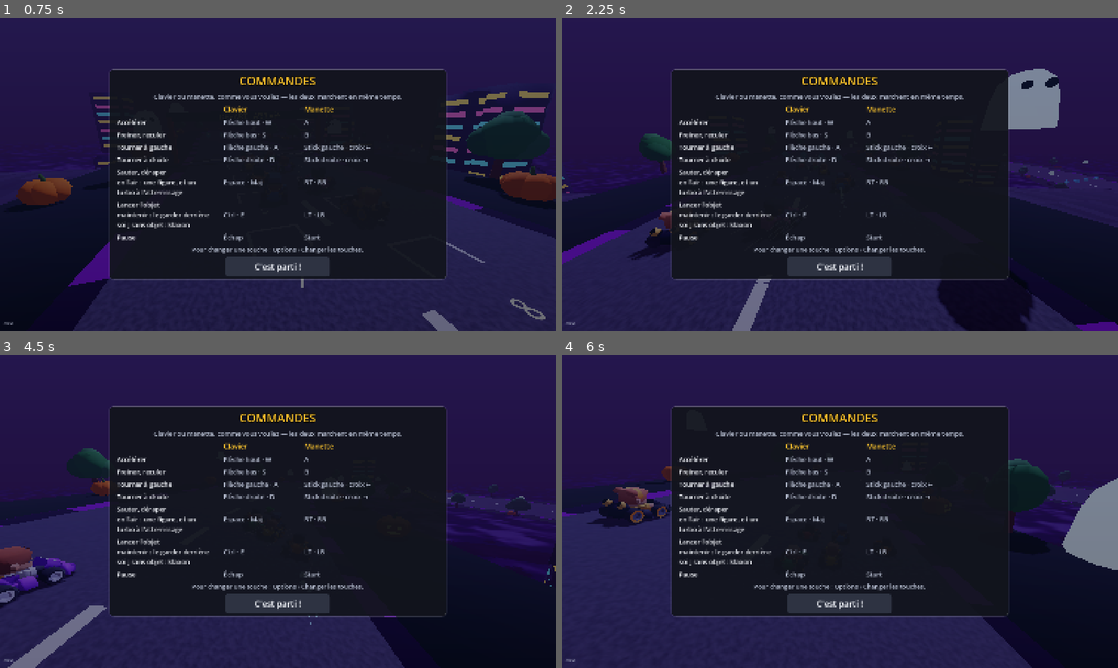
Above: before the commit, frames 1-4 (two rows, left to right).
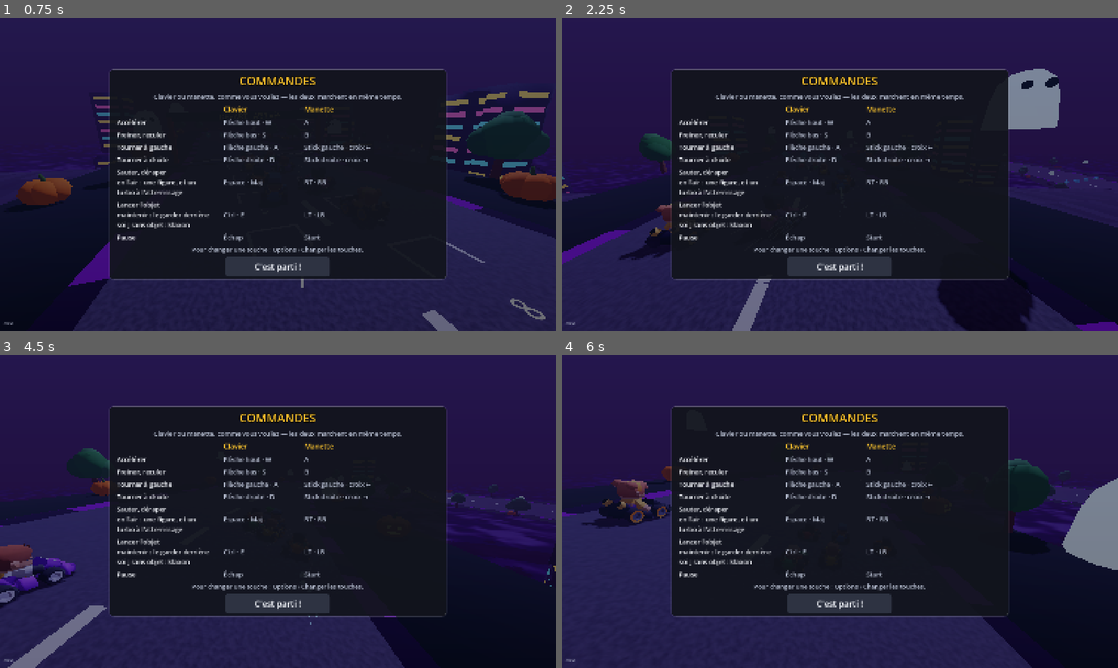
Above: after the commit, the same moments.

Repository: Ajustor/superKart
Game: Godot game, scene res://scenes/ui/main_menu.tscn
The game is run twice, just before and just after one commit, with the same random seed, the same clock (stepped at 60 frames per second) and the same inputs.
Inputs (mouse positions are in pixels of both pictures, inside the frame that each line leads up to):
- Up to frame 1 (0.75 s): tap Enter at 0.5 s; move the mouse to (400, 158) at 0.52 s; hold Right (steer_right) from 0.53 s (still down); hold Space (drift) from 0.53 s (still down); click (400, 158) at 0.67 s
- Up to frame 2 (2.25 s): release Right (steer_right) at 1.25 s; release Space (drift) at 1.25 s; drag from (728, 190) to (812, 237) at 1.27 s; move the mouse to (895, 105) at 2.02 s; hold Right (steer_right) from 2.03 s (still down); hold Ctrl (use_item) from 2.03 s (still down)
- Up to frame 3 (4.5 s): release Right (steer_right) at 2.75 s; release Ctrl (use_item) at 2.75 s; drag from (250, 574) to (111, 464) at 2.77 s; move the mouse to (444, 558) at 3.52 s; hold Left (steer_left) 3.53-4.25 s; tap Alt at 3.6 s; drag from (111, 464) to (194, 433) at 4.27 s
- Up to frame 4 (6 s): move the mouse to (867, 511) at 5.02 s; hold Down (brake) 5.03-5.75 s; tap K at 5.1 s; click (867, 511) at 5.17 s; drag from (756, 433) to (728, 527) at 5.77 s

Frame 1 is identical in both runs. In frame 2, 0.2% of the frame differs, in the area x 10-20%, y 59-78%; in frame 3, 0.2%; in frame 4, 0.4%, in the area x 3-17%, y 39-56%.

Commit message:
Pilotes animés : lancer, choc, figure, tête-à-queue, arrivée
Co-Authored-By: Claude Opus 5.5 <noreply@anthropic.com>
Claude-Session: https://claude.ai/code/session_01SoAtoqYHHpSBPNWk4dVZV2

Diff:
--- a/scripts/items/item_manager.gd
+++ b/scripts/items/item_manager.gd
@@ -260,6 +260,7 @@
 	if lance != ItemKind.NONE:
 		_lancer(entree, point, lance, sens_vise(entree.kart, false))
 		objet_utilise.emit(entree, lance)
+		entree.kart.geste.emit(Kart.GESTE_LANCER)
 
 
 ## Le bouton est relâché : l'objet tenu part, là où vise le joueur (voir
@@ -274,6 +275,7 @@
 		return
 	_lancer(entree, point, lance, sens_vise(entree.kart, not bref))
 	objet_utilise.emit(entree, lance)
+	entree.kart.geste.emit(Kart.GESTE_LANCER)
 
 
 enum Sens { HABITUEL, AVANT, ARRIERE }
--- a/scripts/kart/kart.gd
+++ b/scripts/kart/kart.gd
@@ -71,6 +71,11 @@
 signal figure
 ## La jauge d'aspiration vient de se remplir : le turbo part.
 signal aspire
+## Un geste du pilote (KartVisuals l'anime) : un objet lancé, l'arrivée.
+signal geste(quoi: StringName)
+const GESTE_LANCER := &"lancer"
+const GESTE_VICTOIRE := &"victoire"
+const GESTE_DEFAITE := &"defaite"
 ## Retombé au sol : `vitesse` est la vitesse de chute, en m/s.
 signal atterri(vitesse: float)
 ## Un autre kart heurté (KartCollisions) : `force`, la vitesse de rapprochement.
--- a/scripts/kart/kart_visuals.gd
+++ b/scripts/kart/kart_visuals.gd
@@ -44,6 +44,24 @@
 var _position_caisse := Vector3.ZERO
 ## L'allure du modèle (ModeleKart), que le rétrécissement respecte.
 var _echelle_caisse := Vector3.ONE
+## Le pilote (Personnage) : son animation suit ce qui arrive au kart.
+## Un geste bref (objet lancé, choc) passe avant la conduite ; une figure et
+## un tête-à-queue passent avant tout ; l'arrivée dure jusqu'au bout.
+const ANIM_FIGURE := "jump"
+const ANIM_TETE_A_QUEUE := "fall"
+const GESTES := {
+	&"lancer": ["attack-melee-right", 0.4],
+	&"choc": ["emote-no", 0.65],
+}
+const FETES := {&"victoire": "emote-yes", &"defaite": "emote-no"}
+## Un choc contre un autre kart en deçà de cette force, en m/s, ne se voit pas.
+const CHOC_VISIBLE := 4.0
+const FONDU_PILOTE := 0.15
+var _pilote: Node
+var _anim_pilote: AnimationPlayer
+var _geste := ""
+var _geste_reste := 0.0
+var _fete := ""
 ## Sous étoile, une bulle aux couleurs qui tournent.
 var _aura: MeshInstance3D
 var _matiere_aura: StandardMaterial3D
@@ -67,6 +85,10 @@
 	_sparks.material_override = _spark_material
 	_sparks.emitting = false
 	_kart.figure.connect(func() -> void: _figure = 0.0)
+	_kart.geste.connect(_sur_geste)
+	_kart.bouscule.connect(func(force: float) -> void:
+		if force >= CHOC_VISIBLE:
+			_sur_geste(&"choc"))
 	_poussiere = _creer_poussiere()
 	add_child(_poussiere)
 	_flammes = _creer_flammes()
@@ -85,6 +107,7 @@
 	_poussiere.emitting = motor.on_offroad and _kart.au_sol and absf(motor.speed) > 5.0
 	_update_flammes(motor)
 	_update_sillage()
+	_update_pilote(motor, delta)
 	_update_taille(motor, delta)
 	_update_aura(motor)
 
@@ -321,3 +344,38 @@
 	forme.material = _matiere_sillage
 	p.mesh = forme
 	return p
+
+
+func _sur_geste(quoi: StringName) -> void:
+	if FETES.has(quoi):
+		_fete = FETES[quoi]
+	elif GESTES.has(quoi):
+		_geste = GESTES[quoi][0]
+		_geste_reste = GESTES[quoi][1]
+
+
+## L'animation du pilote : retrouvée quand le pilote change (le garage, le
+## salon), puis choisie à chaque image, en fondu.
+func _update_pilote(motor: KartMotor, delta: float) -> void:
+	var pilote := _kart.get_node_or_null("Body/Pilote")
+	if pilote != _pilote:
+		_pilote = pilote
+		_anim_pilote = pilote.find_child("AnimationPlayer", true, false) as AnimationPlayer if pilote != null else null
+	if _anim_pilote == null:
+		return
+	_geste_reste = maxf(_geste_reste - delta, 0.0)
+	var voulue: String = Personnage.ANIMATION
+	if motor.state == KartMotor.State.STUNNED:
+		voulue = ANIM_TETE_A_QUEUE
+	elif _figure >= 0.0:
+		voulue = ANIM_FIGURE
+	elif _geste_reste > 0.0:
+		voulue = _geste
+	elif _fete != "":
+		voulue = _fete
+	if _anim_pilote.current_animation != voulue and _anim_pilote.has_animation(voulue):
+		var anim := _anim_pilote.get_animation(voulue)
+		# Ce qui dure se répète ; un geste se joue une fois.
+		if voulue == ANIM_TETE_A_QUEUE or voulue == _fete:
+			anim.loop_mode = Animation.LOOP_LINEAR
+		_anim_pilote.play(voulue, FONDU_PILOTE)
--- a/scripts/race/race_session.gd
+++ b/scripts/race/race_session.gd
@@ -620,6 +620,7 @@
 	if entree.kart.est_pilote_par_le_joueur() and entree.kart.simule:
 		_passer_en_pilote_automatique(entree, point)
 	arrivee.emit(entree)
+	entree.kart.geste.emit(Kart.GESTE_VICTOIRE if place <= 3 else Kart.GESTE_DEFAITE)
 	if _arrives >= entries.size():
 		terminee = true
 		course_terminee.emit()
--- a/tests/test_personnages.gd
+++ b/tests/test_personnages.gd
@@ -72,3 +72,25 @@
 		vus[Personnage.pilote_de(kart)] = true
 	assert_eq(Personnage.pilote_de(session.get_node(session.kart_paths[0])), Personnage.MEI)
 	assert_eq(vus.size(), session.kart_paths.size(), "huit pilotes différents")
+
+
+func test_le_pilote_joue_ce_qui_arrive_au_kart() -> void:
+	var kart := (load("res://scenes/kart/kart.tscn") as PackedScene).instantiate() as Kart
+	add_child_autofree(kart)
+	Personnage.habiller(kart, Personnage.MAX)
+	await wait_frames(2)
+	var anim := kart.get_node("Body/Pilote").find_child("AnimationPlayer", true, false) as AnimationPlayer
+	assert_eq(anim.current_animation, Personnage.ANIMATION, "au volant")
+	kart.geste.emit(Kart.GESTE_LANCER)
+	await wait_frames(2)
+	assert_eq(anim.current_animation, "attack-melee-right", "il lance son objet")
+	await wait_seconds(0.6)
+	assert_eq(anim.current_animation, Personnage.ANIMATION, "puis reprend le volant")
+	kart.motor.stun()
+	await wait_frames(2)
+	assert_eq(anim.current_animation, KartVisuals.ANIM_TETE_A_QUEUE, "en tête-à-queue, il panique")
+	kart.motor.stun_timer = 0.0
+	kart.motor.state = KartMotor.State.GRIP
+	kart.geste.emit(Kart.GESTE_VICTOIRE)
+	await wait_frames(2)
+	assert_eq(anim.current_animation, "emote-yes", "à l'arrivée, il fête sa place")
Not shown, changed: docs/modes-de-jeu.md
